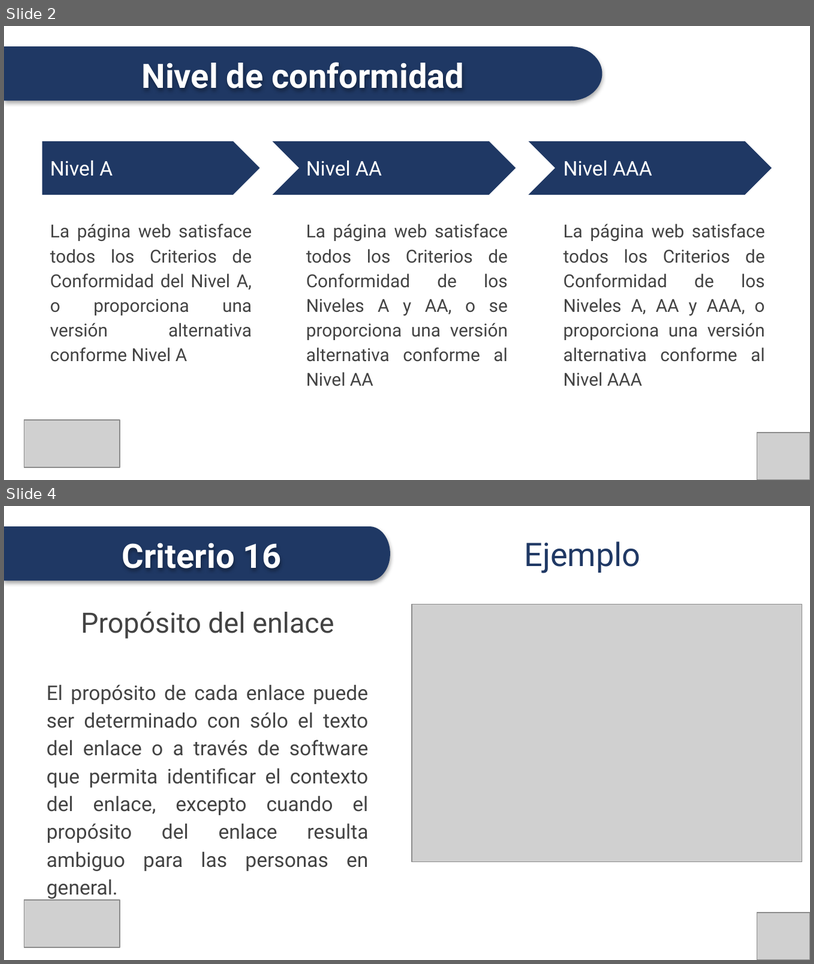
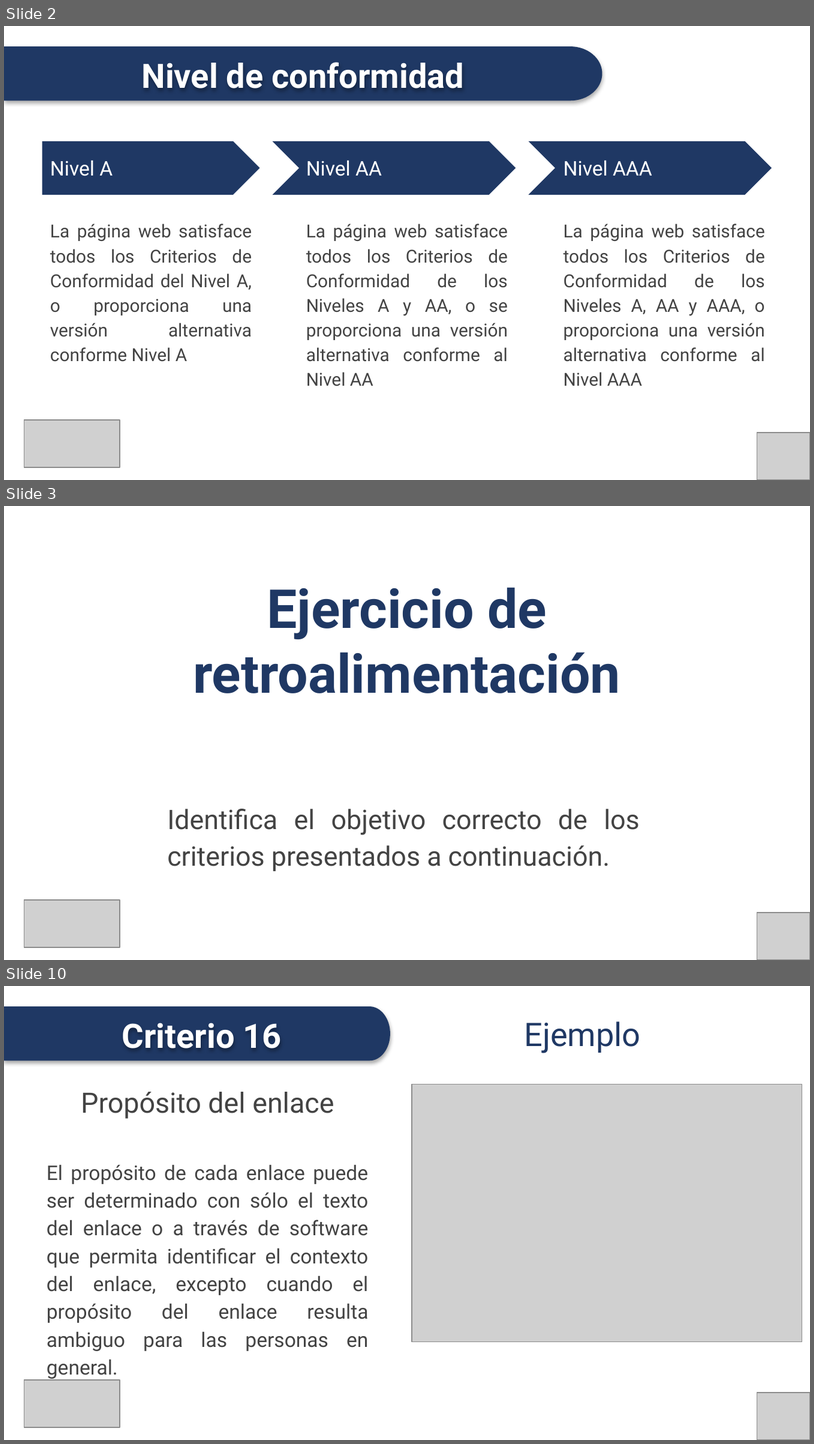
Before and after one commit to conaipd/accesibilidad, a slide deck: NTS - Accesibilidad Web - P2 - SEPTIEMBRE 2024.pptx. Shown one above the other, each under a label of ours: slides 2 and 4 before the commit, slides 2, 3 and 10 after it; the slides between them are not shown. The pictures are 814x964 and 814x1444 pixels, drawn with LibreOffice and Linux fonts; fonts in the diff are those of the drawing; grey boxes stand for pictures. Boxes give left, top, right and bottom in pixels: in the first picture for what was removed or moved away, otherwise in the second. Text is boxed around its words. In the diff, an @@ line names an element or a change of style, - is before the commit and + after.

```diff
--- a/NTS - Accesibilidad Web - P2 - SEPTIEMBRE 2024.pptx
+++ b/NTS - Accesibilidad Web - P2 - SEPTIEMBRE 2024.pptx
@@ slide 3 added at (4,506,810,960), background #FFFFFF @@
@@ title added at (193,587,621,693), 48 pt, text #1F3864, bold @@
+Ejercicio de retroalimentación
@@ text added at (167,808,640,871), 24 pt, text #434343 @@
+Identifica el objetivo correcto de los criterios presentados a continuación.
@@ picture added at (24,900,120,947) @@
@@ picture added at (757,912,810,960) @@
@@ what was slide 4 is now slide 10 @@
```
Also in this commit, not shown: 1 slide changed, 5 other slides added.
